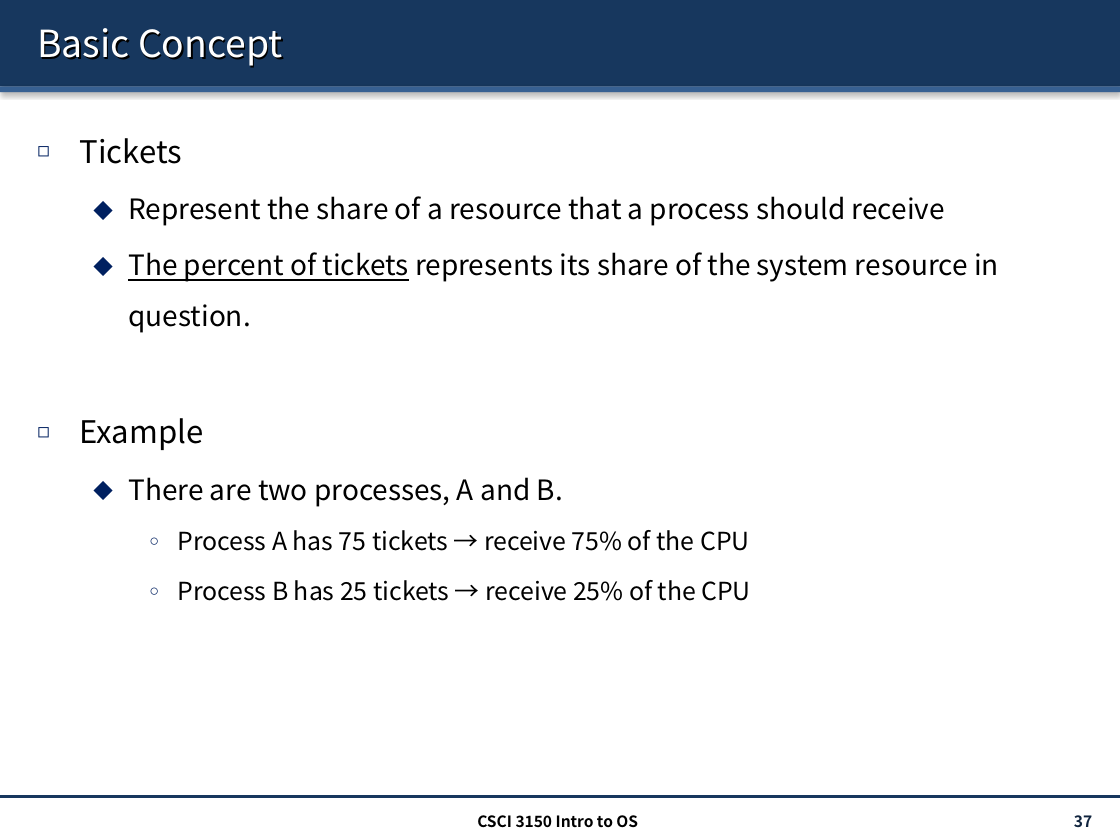
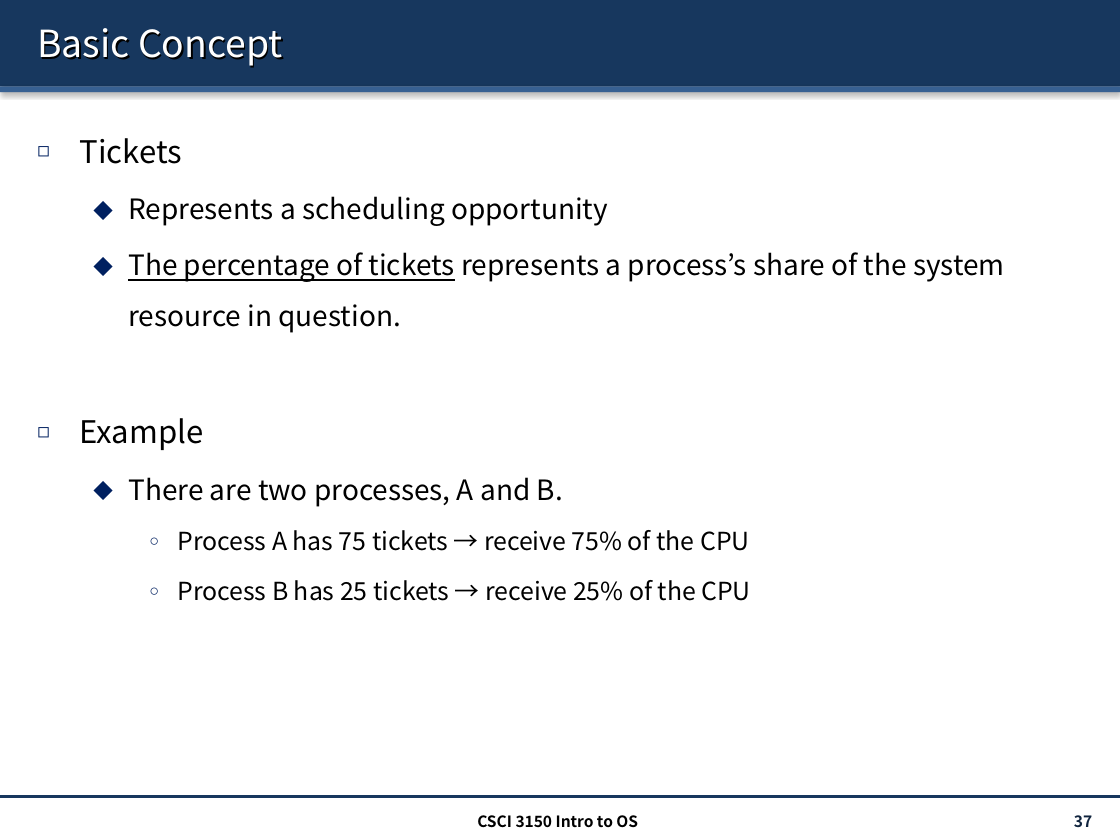
Before and after one commit to henryhxu/CSCI3150, a slide deck: slide 37 of lecture/lec9_sched.pptx. Drawn at 1120x840 pixels with LibreOffice and Linux fonts; fonts in the diff are those of the drawing. Boxes give left, top, right and bottom in pixels: in the first picture for what was removed or moved away, otherwise in the second. Text is boxed around its words. In the diff, an @@ line names an element or a change of style, - is before the commit and + after.

```diff
--- a/lecture/lec9_sched.pptx
+++ b/lecture/lec9_sched.pptx
@@ text at [128,196,1005,333]: text changed @@
-  ⬥ Represent the share of a resource that a process should receive
-  ⬥ The percent of tickets represents its share of the system resource in question.
+  ⬥ Represents a scheduling opportunity
+  ⬥ The percentage of tickets represents a process’s share of the system resource in question.
```
Also in this commit, not shown: 18 other slides changed, 1 other file.
